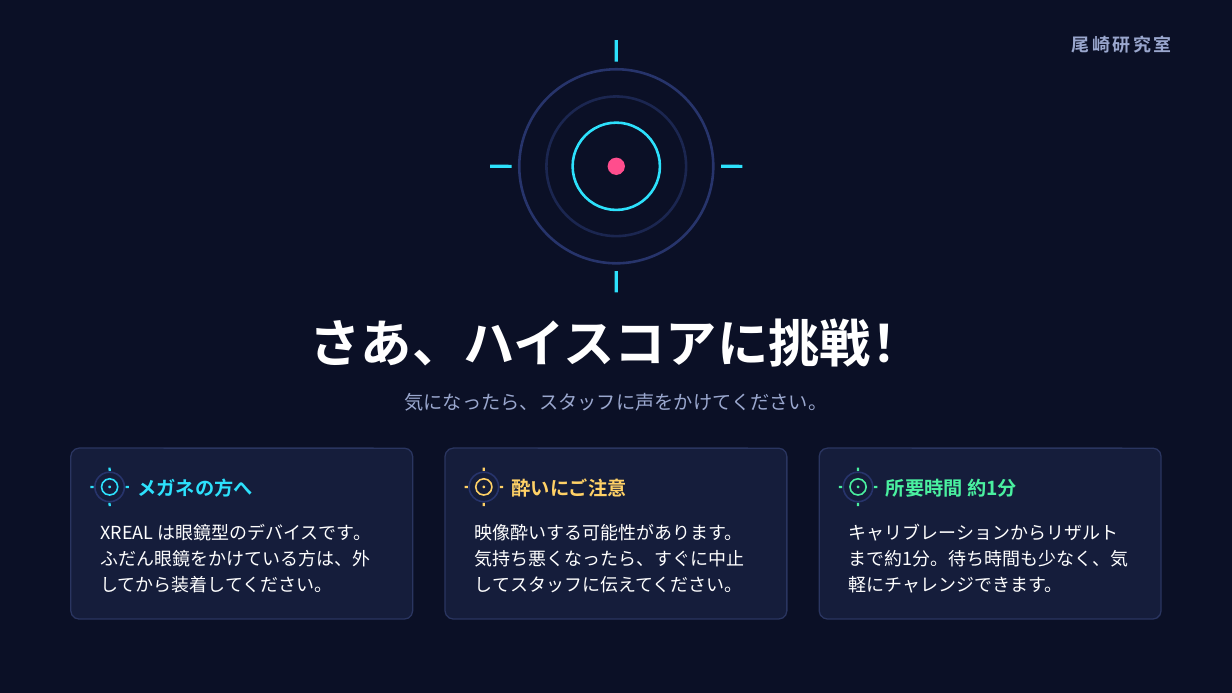
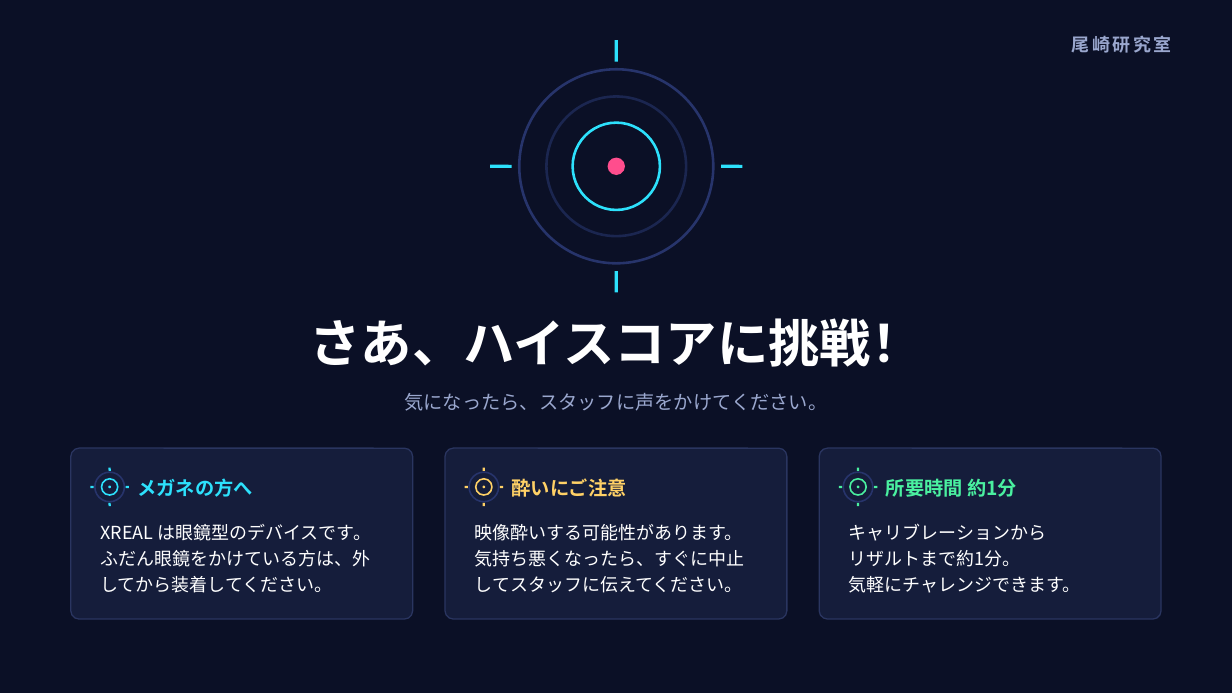
Before and after one commit to Garden-Tree/xreal-shooting, a slide deck: slide 4 of オープンキャンパス紹介スライド.pptx. Drawn at 1232x693 pixels with LibreOffice and Linux fonts; fonts in the diff are those of the drawing. Boxes give left, top, right and bottom in pixels: in the first picture for what was removed or moved away, otherwise in the second. Text is boxed around its words. In the diff, an @@ line names an element or a change of style, - is before the commit and + after.

```diff
--- a/オープンキャンパス紹介スライド.pptx
+++ b/オープンキャンパス紹介スライド.pptx
@@ text at <box>849,523,1081,593</box>: text changed @@
-キャリブレーションからリザルトまで約1分。待ち時間も少なく、気軽にチャレンジできます。
+キャリブレーションから
+リザルトまで約1分。
+気軽にチャレンジできます。
```
Also in this commit, not shown: 3 other slides changed, 4 other files.
